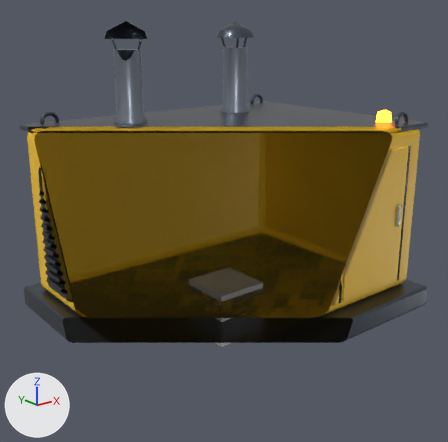
The FBX model art/export/fbx/GenDiesel100.fbx: old version first, new version second.
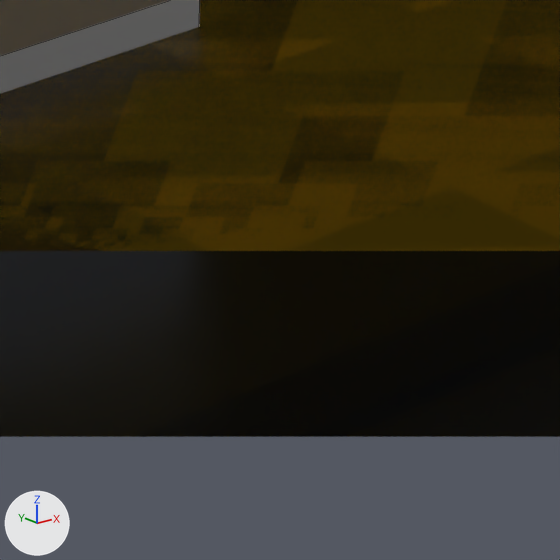
Each version appears first whole from a camera (50 mm lens) standing at (-6.81, -8.46, 5.08) and looking at (-0.14, -0.13, 1.74), and next in a close-up on the part from 53% to 70% of the width and 64% to 81% of the height. Arrows for +X, +Y and +Z are at lower left; the lights stay in place. The last two pictures show the newer version. The close-ups show mesh edges as thin lines. Everything nearer to the camera than a plane just in front of the edit is cut away. Where no turn or scale is listed for an object, it has been applied to the vertices.

Names of what the first close-up shows: 'Body__MetalDark.024', 'Body__Yellow.004', 'Origin__Pivot.038'.
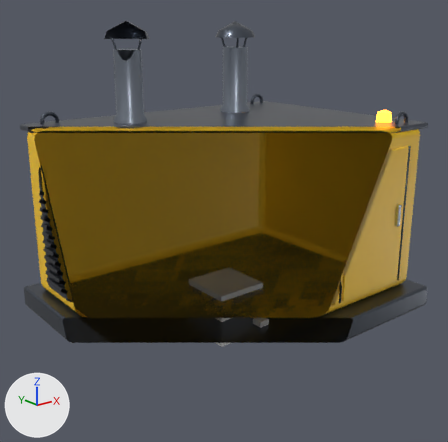
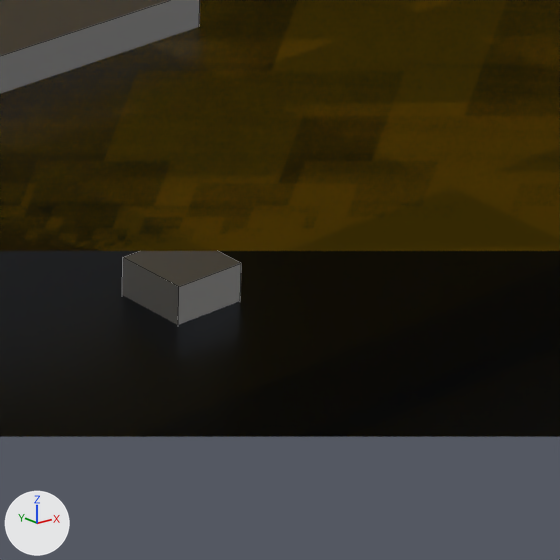
What differs and where, as boxes (x1, y1, x2, y2) in the close-ups (560 x 560 px):
'Origin__AxisZ', added: after (122, 251, 241, 325)

Patch to the scene script:
```diff
--- a/art/export/fbx/GenDiesel100.fbx.py
+++ b/art/export/fbx/GenDiesel100.fbx.py
@@ me_origin__axisz @@
+me_origin__axisz.from_pydata(...)  # a box spanning x -0.1..0.1, y -0.1..0.1, z -0.1..0.1
@@ ob_origin__axisz @@
+ob_origin__axisz = bpy.data.objects.new('Origin__AxisZ', me_origin__axisz)
+ob_origin__axisz.location = (0.0, -1.0, 0.0)
```
